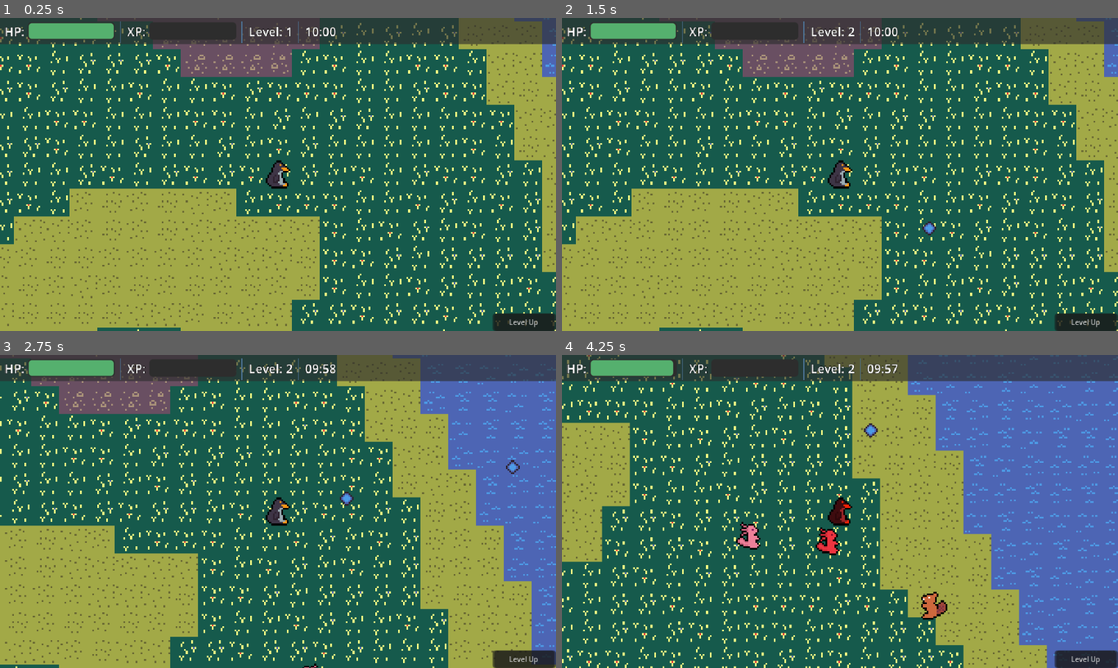
Above: before the commit, frames 1-4 (two rows, left to right).
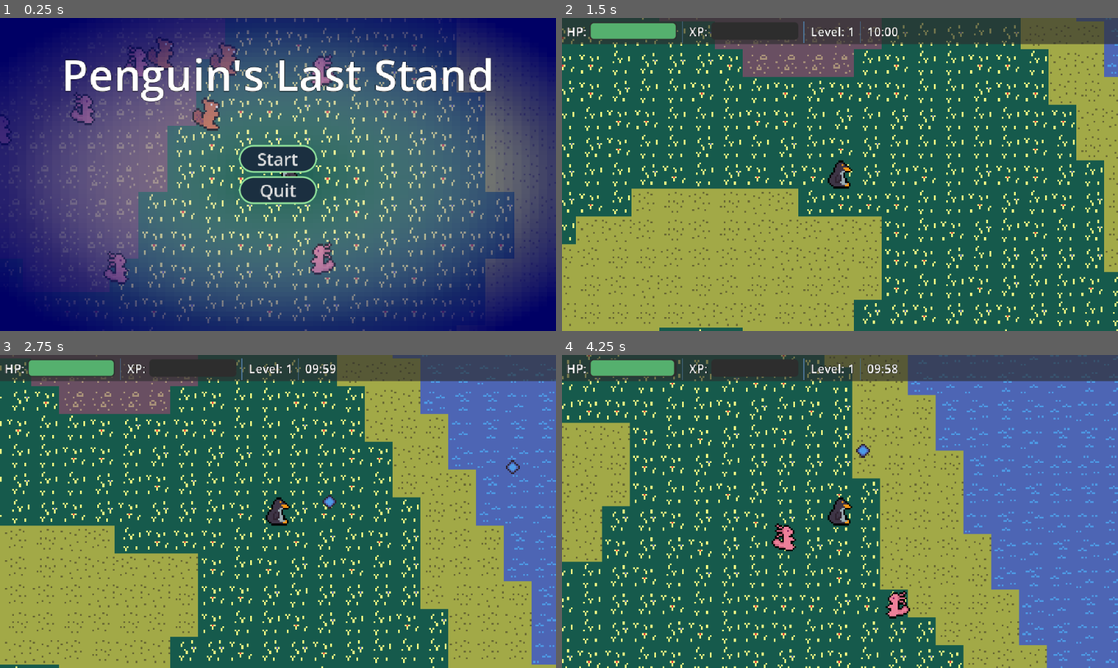
Above: after the commit, the same moments.

Repository: dr-rodriguez/Penguin-Last-Stand
Game: Godot game, scene res://src/core/main_game/main_game.tscn
The game is run twice, just before and just after one commit, with the same random seed, the same clock (stepped at 60 frames per second) and the same inputs.
Inputs (mouse positions are in pixels of both pictures, inside the frame that each line leads up to):
- Up to frame 1 (0.25 s): no input
- Up to frame 2 (1.5 s): click (1084, 321) at 0.5 s, where only the run before the commit has a clickable "Level Up"; click (840, 158) at 1.25 s, where only the run after the commit has a clickable "Start"
- Up to frame 3 (2.75 s): move the mouse to (400, 495) at 2.02 s; press the mouse at (400, 495) at 2.03 s; hold D (move_right) from 2.03 s (still down)
- Up to frame 4 (4.25 s): move the mouse to (728, 527) at 2.77 s; release D (move_right) at 2.78 s; release the mouse at (728, 527) at 2.78 s; hold S (move_down) 2.78-3.53 s; click (728, 527) at 2.85 s; move the mouse to (895, 442) at 3.52 s; press the mouse at (895, 442) at 3.53 s; hold D (move_right) from 3.53 s (still down)

The runs differ from the first frame. In frame 1, 99% of the frame differs, in the area x 0-100%, y 0-100%; in frame 2, 0.7%; in frame 3, 0.8%; in frame 4, 2.4%.

Commit message:
adding start menu logic

Diff:
--- a/src/core/autoload/game.gd
+++ b/src/core/autoload/game.gd
@@ -12,6 +12,8 @@
 signal level_up()
 signal powerup_selected(name: String)
 signal stats_refreshed()
+signal start_menu_requested()
+signal game_started()
 
 
 func _ready() -> void:
--- a/src/core/autoload/stats.gd
+++ b/src/core/autoload/stats.gd
@@ -77,7 +77,7 @@
 ## Game time in seconds
 var time_elapsed: int = 0
 
-var debug_flag: bool = true
+var debug_flag: bool = false
 
 
 func _ready() -> void:
--- a/src/core/main_game/main_game.gd
+++ b/src/core/main_game/main_game.gd
@@ -1,8 +1,9 @@
 extends Node
 
 ## Which UI currently owns the pause, so two of them can't fight over it
-enum PauseSource { NONE, MENU, LEVEL_UP }
+enum PauseSource { NONE, START, MENU, LEVEL_UP }
 
+@onready var enemy_pool: Pool = %EnemyPool
 @onready var snowball_pool: Pool = %SnowballPool
 @onready var player: CharacterBody2D = %Player
 @onready var shoot_point: Marker2D = %ShootPoint
@@ -10,16 +11,26 @@
 @onready var debug_layer := $DebugLayer
 @onready var game_timer: Timer = %GameTimer
 @onready var pause_menu: Control = %Pause
+@onready var start_menu: Control = %Start
+@onready var world_layer := %World
+@onready var hud_layer := %HudLayer
+
 
 var on_cooldown: bool = false
 var pause_source: PauseSource = PauseSource.NONE
 
+
 func _ready() -> void:
+	# Show the start menu at game start, pauses the game
+	_show_start_menu()
+
 	# Connect signals
 	Game.snowball_done.connect(_on_snowball_done)
 	Game.level_up.connect(_pause_for.bind(PauseSource.LEVEL_UP))
 	Game.powerup_selected.connect(_on_powerup_selected)
+	Game.game_started.connect(_start_game)
 	pause_menu.resume_requested.connect(_pause_for.bind(PauseSource.NONE))
+	Game.start_menu_requested.connect(_show_start_menu)
 
 	debug_layer.visible = Stats.debug_flag
 
@@ -51,12 +62,47 @@
 func _pause_for(source: PauseSource) -> void:
 	pause_source = source
 	get_tree().paused = source != PauseSource.NONE
+	start_menu.visible = source == PauseSource.START
 	pause_menu.visible = source == PauseSource.MENU
 
 
 ## A power-up choice ends the level-up pause
 func _on_powerup_selected(_power_up_name: String) -> void:
 	_pause_for(PauseSource.NONE)
+
+
+## Show the start menu
+func _show_start_menu() -> void:
+	# Make sure stats are reset
+	Stats.reset()
+	Game.stats_refreshed.emit()
+	# Despawn all enemies/snowballs
+	_clear_pool(snowball_pool, "Bullet")
+	_clear_pool(enemy_pool, "Enemy")
+
+	# Hide the world and hud
+	world_layer.visible = false
+	hud_layer.visible = false
+
+	# Pause until player action
+	_pause_for(PauseSource.START)
+
+
+## Start the game
+func _start_game() -> void:
+	# Unpause and hide the start menu
+	_toggle_pause()
+	start_menu.visible = false
+	# Show the world and hud
+	world_layer.visible = true
+	hud_layer.visible = true
+
+
+## Clear all objects in the pool (enemies, bullets)
+func _clear_pool(pool: Pool, pool_str: String) -> void:
+	var pool_nodes = get_tree().get_nodes_in_group(pool_str)
+	for n in pool_nodes:
+		pool.release(n)
 
 
 ## Acquire snowball from pool
--- a/src/core/main_game/main_game.tscn
+++ b/src/core/main_game/main_game.tscn
@@ -12,6 +12,7 @@
 [ext_resource type="PackedScene" uid="uid://bt6h3kgxir3xo" path="res://src/ui/debug/debug_ui.tscn" id="9_tc86p"]
 [ext_resource type="PackedScene" uid="uid://enye5vtk8lwu" path="res://src/ui/levelup/levelup.tscn" id="10_rqvdb"]
 [ext_resource type="PackedScene" uid="uid://drp21fw1kbdap" path="res://src/ui/pause/pause.tscn" id="11_1aoel"]
+[ext_resource type="PackedScene" uid="uid://vhcph5wyh8wa" path="res://src/ui/start/start.tscn" id="12_llqnb"]
 
 [sub_resource type="TileSetAtlasSource" id="TileSetAtlasSource_6yl8a"]
 texture = ExtResource("1_3fed5")
@@ -54,7 +55,12 @@
 autostart = true
 ignore_time_scale = true
 
+[node name="MusicPlayer" type="AudioStreamPlayer" parent="Systems" unique_id=1100484587]
+
+[node name="SfxPlayer" type="AudioStreamPlayer" parent="Systems" unique_id=862668885]
+
 [node name="World" type="Node2D" parent="." unique_id=986561419]
+unique_name_in_owner = true
 process_mode = 1
 
 [node name="LevelRoot" type="Node2D" parent="World" unique_id=2005561002]
@@ -108,6 +114,7 @@
 [node name="EffectRoot" type="Node2D" parent="World" unique_id=1401247462]
 
 [node name="HudLayer" type="CanvasLayer" parent="." unique_id=9410596]
+unique_name_in_owner = true
 process_mode = 1
 layer = 10
 
@@ -151,9 +158,16 @@
 
 [node name="TransitionRoot" type="Control" parent="TransitionLayer" unique_id=1265130052]
 layout_mode = 3
-anchors_preset = 0
-offset_right = 40.0
-offset_bottom = 40.0
+anchors_preset = 15
+anchor_right = 1.0
+anchor_bottom = 1.0
+grow_horizontal = 2
+grow_vertical = 2
+mouse_filter = 2
+
+[node name="Start" parent="TransitionLayer/TransitionRoot" unique_id=935905981 instance=ExtResource("12_llqnb")]
+unique_name_in_owner = true
+layout_mode = 1
 
 [node name="DebugLayer" type="CanvasLayer" parent="." unique_id=1927265430]
 process_mode = 3
--- a/src/ui/pause/pause.gd
+++ b/src/ui/pause/pause.gd
@@ -49,6 +49,12 @@
 
 ## Builds a float format spec with the given decimal count (1 -> "%.1f")
 func _decimal_spec(precision: int) -> String:
+	# "%%.%df"   template
+	#  ^^        -> "%"      literal percent
+	#    ^       -> "."      literal dot
+	#     ^^     -> "1"      maxi(1, 0) substituted
+	#       ^    -> "f"      literal f
+	# result: "%.1f"
 	return "%%.%df" % maxi(precision, 0)
 
 
@@ -62,8 +68,6 @@
 	get_tree().quit()
 
 
+## Go back to start menu
 func _on_restart_button_pressed() -> void:
-	# TODO: Replace with a clearer thing- maybe go back to main screen
-	Stats.reset()
-	# To update the UI
-	Game.stats_refreshed.emit()
+	Game.start_menu_requested.emit()
--- /dev/null
+++ b/src/ui/start/start.gd
@@ -0,0 +1,15 @@
+extends Control
+
+func _ready() -> void:
+	pass
+
+
+
+## Quit the game
+func _on_quit_button_pressed() -> void:
+	get_tree().quit()
+
+
+## Start the game
+func _on_start_button_pressed() -> void:
+	Game.game_started.emit()
--- /dev/null
+++ b/src/ui/start/start.tscn
@@ -0,0 +1,94 @@
+[gd_scene format=3 uid="uid://vhcph5wyh8wa"]
+
+[ext_resource type="Theme" uid="uid://c3i1e2wloyui2" path="res://src/ui/ui_theme.tres" id="1_c8jcb"]
+[ext_resource type="Script" uid="uid://crrewoctoij41" path="res://src/ui/start/start.gd" id="2_dxjuo"]
+[ext_resource type="Texture2D" uid="uid://c41jhehtigl45" path="res://assets/art/world/backgrounds/screenshot1.png" id="3_lfw0m"]
+
+[sub_resource type="Gradient" id="Gradient_dxjuo"]
+offsets = PackedFloat32Array(0, 0.766129, 1)
+colors = PackedColorArray(1, 1, 1, 0, 0.08627451, 0.08627451, 0.44705883, 0.7176471, 0, 0, 0.39607844, 1)
+
+[sub_resource type="GradientTexture2D" id="GradientTexture2D_4ffcv"]
+gradient = SubResource("Gradient_dxjuo")
+fill = 1
+fill_from = Vector2(0.508547, 0.508547)
+fill_to = Vector2(0.06410257, 0.055555556)
+
+[node name="Start" type="Control" unique_id=935905981]
+layout_mode = 3
+anchors_preset = 15
+anchor_right = 1.0
+anchor_bottom = 1.0
+grow_horizontal = 2
+grow_vertical = 2
+theme = ExtResource("1_c8jcb")
+script = ExtResource("2_dxjuo")
+
+[node name="Background" type="TextureRect" parent="." unique_id=623651516]
+layout_mode = 1
+anchors_preset = -1
+anchor_right = 1.03025
+anchor_bottom = 1.0797222
+offset_right = 608.64
+offset_bottom = 261.30002
+scale = Vector2(0.52, 0.598)
+texture = ExtResource("3_lfw0m")
+stretch_mode = 4
+metadata/_edit_use_anchors_ = true
+
+[node name="TextureRect" type="TextureRect" parent="." unique_id=1507510933]
+clip_children = 2
+layout_mode = 1
+anchors_preset = 15
+anchor_right = 1.0
+anchor_bottom = 1.0
+grow_horizontal = 2
+grow_vertical = 2
+texture = SubResource("GradientTexture2D_4ffcv")
+
+[node name="MarginContainer" type="MarginContainer" parent="." unique_id=85414052]
+layout_mode = 1
+anchors_preset = -1
+anchor_left = 0.32109374
+anchor_right = 0.67890626
+anchor_bottom = 0.11388889
+grow_horizontal = 2
+theme_override_constants/margin_top = 30
+metadata/_edit_use_anchors_ = true
+
+[node name="TitleLabel" type="Label" parent="MarginContainer" unique_id=935591956]
+layout_mode = 2
+theme_override_font_sizes/font_size = 50
+text = "Penguin's Last Stand"
+horizontal_alignment = 1
+
+[node name="VBoxContainer" type="VBoxContainer" parent="." unique_id=748756785]
+layout_mode = 1
+anchors_preset = -1
+anchor_left = 0.4515625
+anchor_top = 0.40555555
+anchor_right = 0.5484375
+anchor_bottom = 0.59444445
+grow_horizontal = 2
+grow_vertical = 2
+metadata/_edit_use_anchors_ = true
+
+[node name="MarginContainer" type="MarginContainer" parent="VBoxContainer" unique_id=766672532]
+custom_minimum_size = Vector2(100, 0)
+layout_mode = 2
+
+[node name="VBoxContainer" type="VBoxContainer" parent="VBoxContainer/MarginContainer" unique_id=989345055]
+layout_mode = 2
+
+[node name="StartButton" type="Button" parent="VBoxContainer/MarginContainer/VBoxContainer" unique_id=1182950237]
+layout_mode = 2
+theme_override_font_sizes/font_size = 20
+text = "Start"
+
+[node name="QuitButton" type="Button" parent="VBoxContainer/MarginContainer/VBoxContainer" unique_id=919415747]
+layout_mode = 2
+theme_override_font_sizes/font_size = 20
+text = "Quit"
+
+[connection signal="pressed" from="VBoxContainer/MarginContainer/VBoxContainer/StartButton" to="." method="_on_start_button_pressed"]
+[connection signal="pressed" from="VBoxContainer/MarginContainer/VBoxContainer/QuitButton" to="." method="_on_quit_button_pressed"]
Binary file added: assets/art/world/backgrounds/screenshot1.png
Not shown, added: assets/art/world/backgrounds/screenshot1.png.import
Not shown, added: src/ui/start/start.gd.uid
